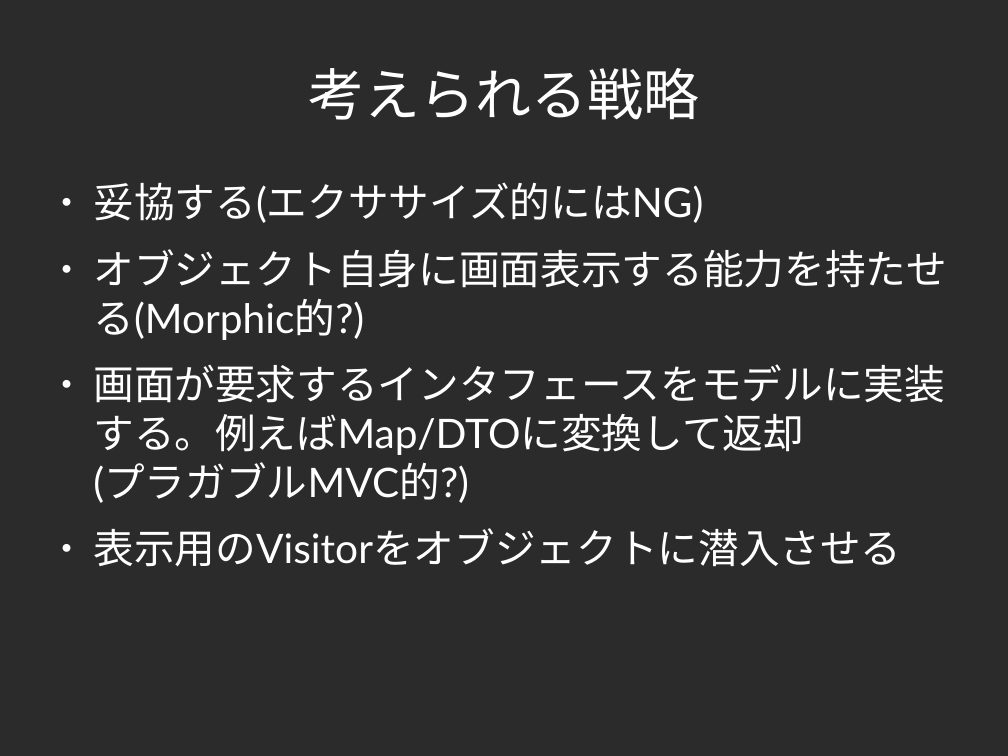
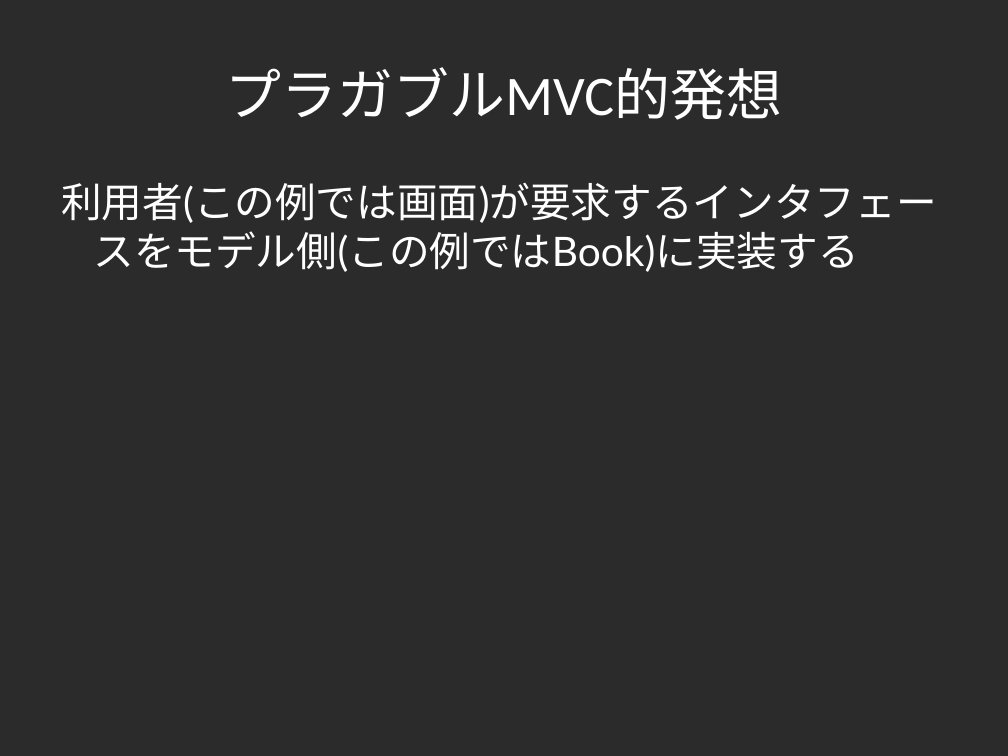
Before and after one commit to yojik/yojik-lib, a slide deck: slide 15 of 2009devsumi/oo_exercise/doc/devsum.odp (slide 12 before the commit). Drawn at 1008x756 pixels with LibreOffice and Linux fonts; fonts in the diff are those of the drawing; background and template pictures are left out; a plain dark background stands for a picture behind light text. Boxes give left, top, right and bottom in pixels: in the first picture for what was removed or moved away, otherwise in the second. Text is boxed around its words. In the diff, an @@ line names an element or a change of style, - is before the commit and + after.

```diff
--- a/2009devsumi/oo_exercise/doc/devsum.odp
+++ b/2009devsumi/oo_exercise/doc/devsum.odp
@@ title at (226,67,782,120): text changed @@
-考えられる戦略
+プラガブルMVC的発想
@@ text at (61,183,937,272): text changed @@
-● 妥協する(エクササイズ的にはNG)
-● オブジェクト自身に画面表示する能力を持たせる(Morphic的?)
-● 画面が要求するインタフェースをモデルに実装する。例えばMap/DTOに変換して返却
-  (プラガブルMVC的?)
-● 表示用のVisitorをオブジェクトに潜入させる
+利用者(この例では画面)が要求するインタフェースをモデル側(この例ではBook)に実装する
```
Also in this commit, not shown: 23 other slides changed, 8 slides added, 1 slide removed.
